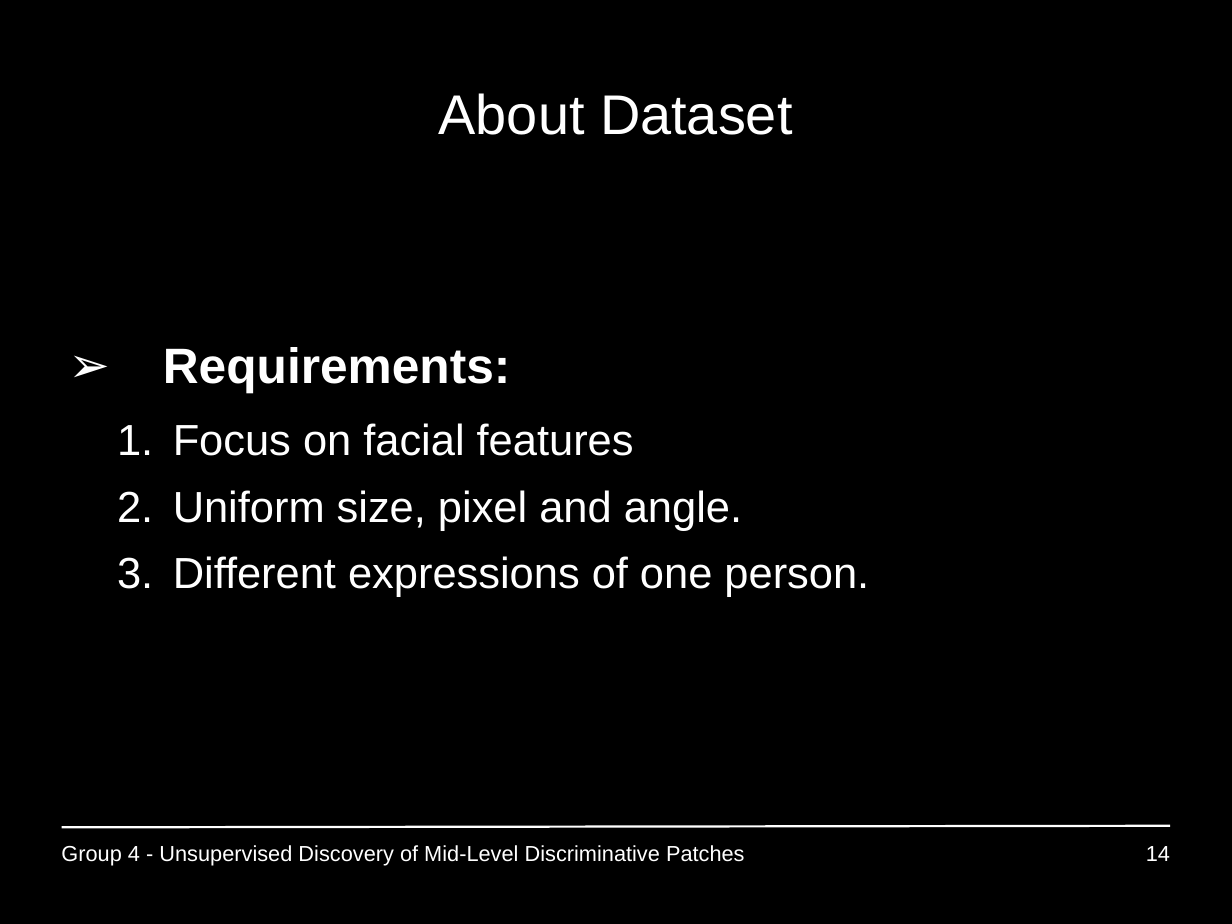
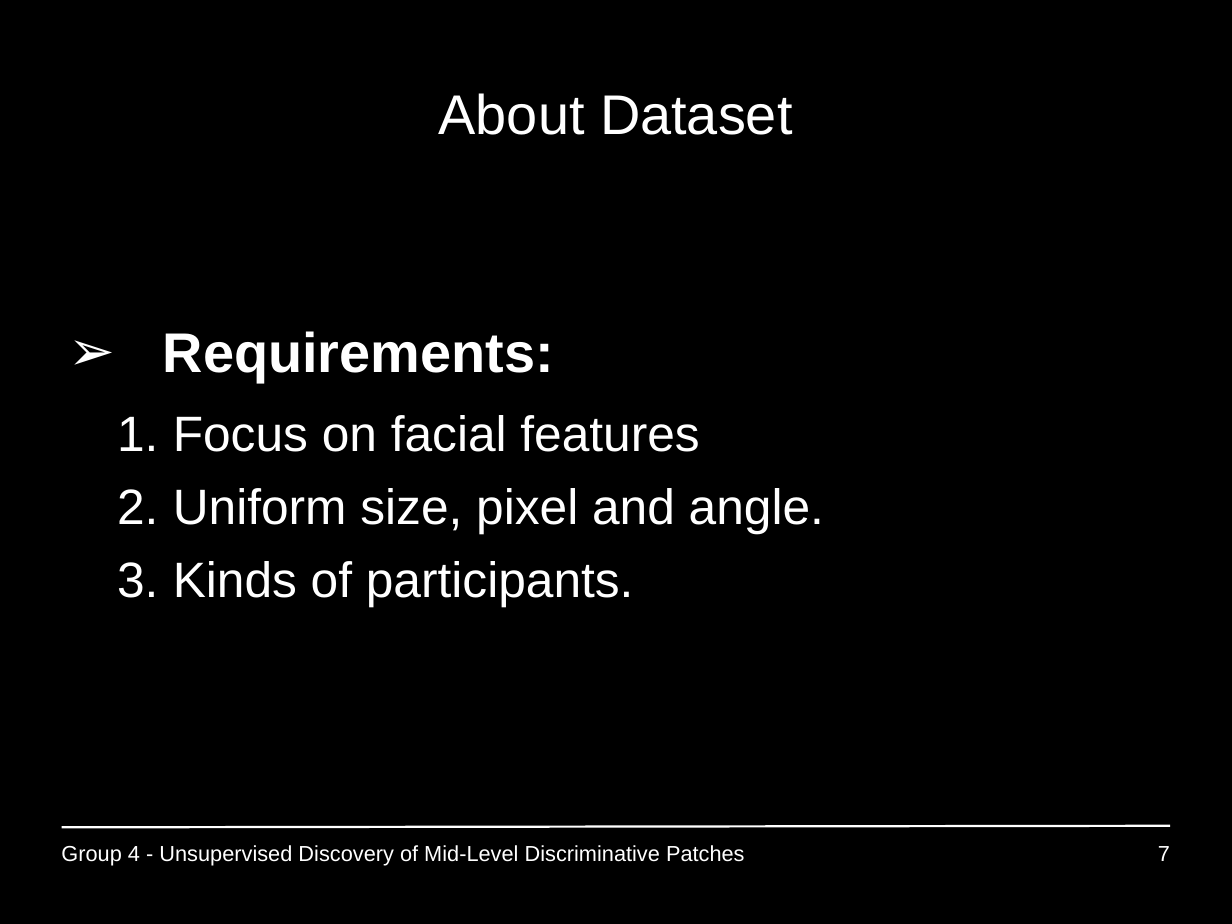
Before and after one commit to GiannisPapadopoulos/DiscriminativePatches, a slide deck: slide 7 of presentations/period3/MAI_Project1_Group4.ppt (slide 14 before the commit). Drawn at 1232x924 pixels with LibreOffice and Linux fonts; fonts in the diff are those of the drawing; background and template pictures are left out. Boxes give left, top, right and bottom in pixels: in the first picture for what was removed or moved away, otherwise in the second. Text is boxed around its words. In the diff, an @@ line names an element or a change of style, - is before the commit and + after.

```diff
--- a/presentations/period3/MAI_Project1_Group4.ppt
+++ b/presentations/period3/MAI_Project1_Group4.ppt
@@ text at box(163, 331, 824, 534): size 32 to 36 pt in "Requirements:"; size 28 to 32 pt in "Focus on facial features", "Uniform size, pixel and angle." @@
@@ text at box(173, 561, 634, 607): text changed; size 28 to 32 pt @@
-  3. Different expressions of one person.
+  3. Kinds of participants.
@@ page number at box(1158, 846, 1170, 861): text changed @@
-14
+7
```
Also in this commit, not shown: 9 slides removed.
